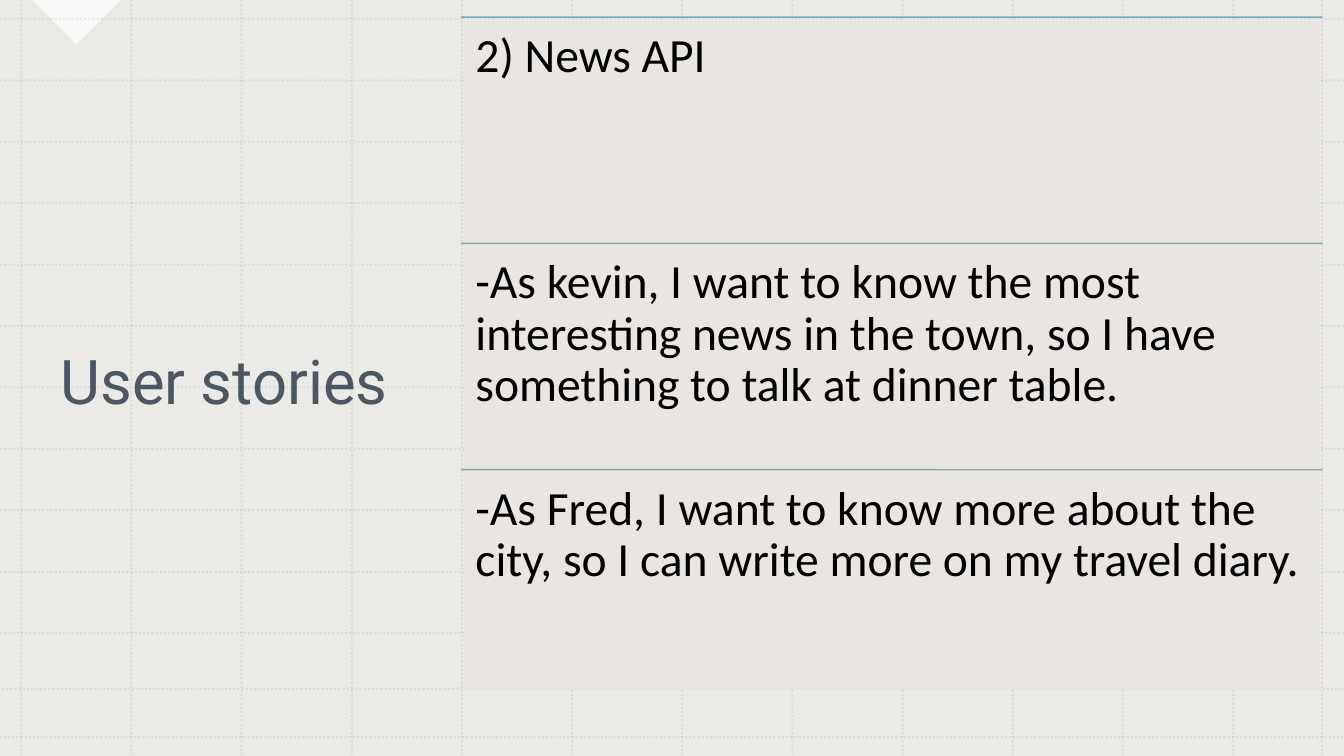
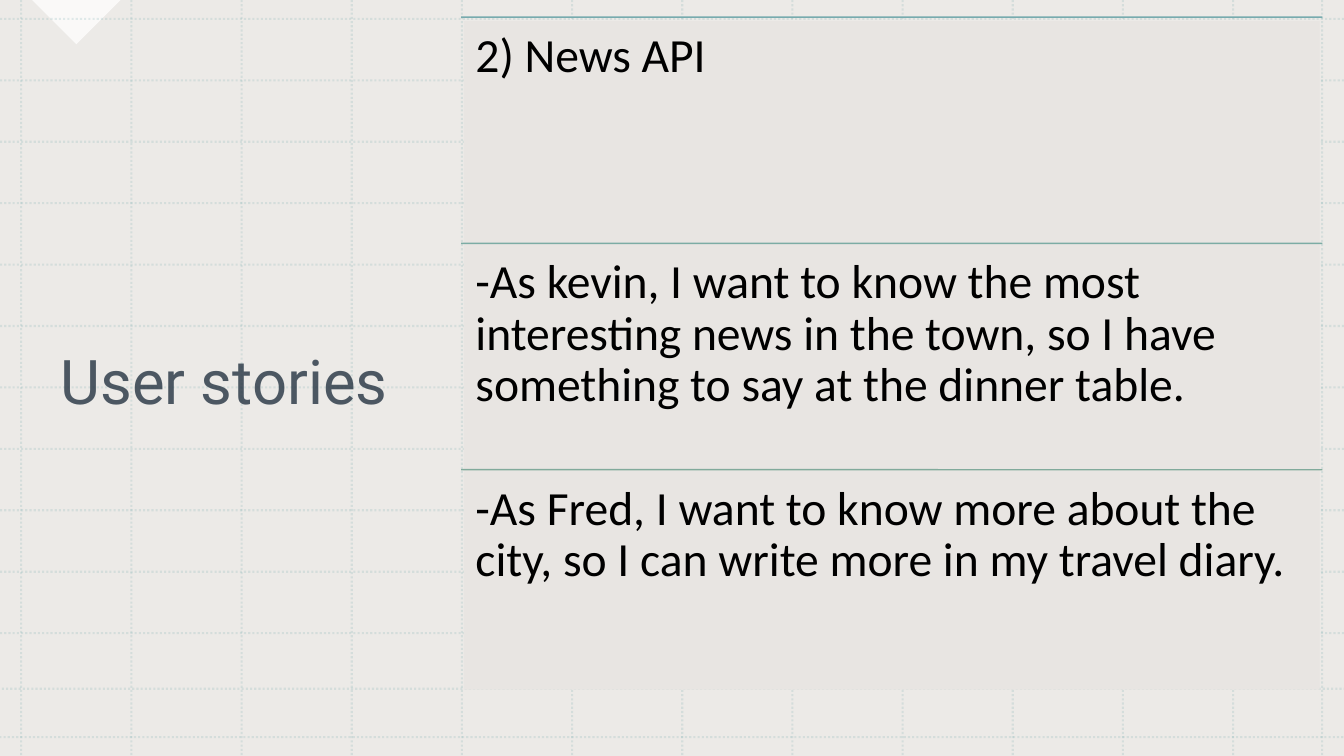
Before and after one commit to ctan24/Group-4-Project, a slide deck: slide 5 of group4.pptx. Drawn at 1344x756 pixels with LibreOffice and Linux fonts; fonts in the diff are those of the drawing. Boxes give left, top, right and bottom in pixels: in the first picture for what was removed or moved away, otherwise in the second. Text is boxed around its words. In the diff, an @@ line names an element or a change of style, - is before the commit and + after.

```diff
--- a/group4.pptx
+++ b/group4.pptx
@@ text at (475,265,1216,409): text changed @@
--As kevin, I want to know the most interesting news in the town, so I have something to talk at dinner table.
+-As kevin, I want to know the most interesting news in the town, so I have something to say at the dinner table.
@@ text at (475,492,1285,584): text changed @@
--As Fred, I want to know more about the city, so I can write more on my travel diary.
+-As Fred, I want to know more about the city, so I can write more in my travel diary.
```
Also in this commit, not shown: 5 other slides changed, 2 slides added, 6 other files.
